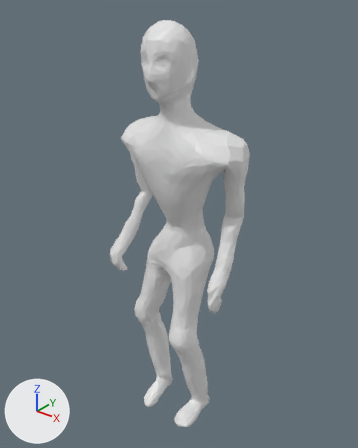
What one commit did to the FBX model Assets/Characters/Prefabs/Mayan/Mayan.fbx.
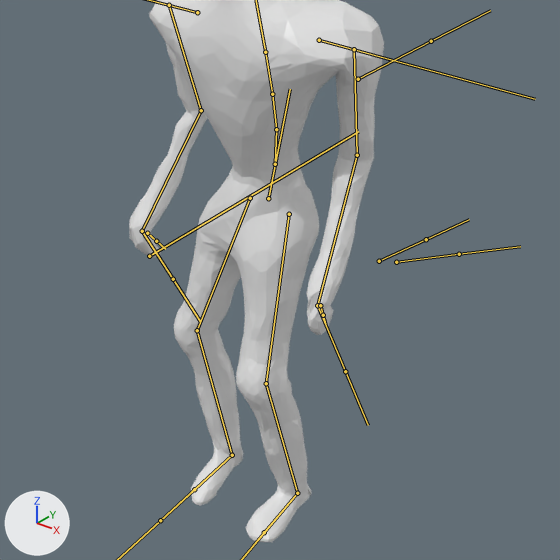
Old and new are each drawn whole from a camera (50 mm lens) standing at (1.16, -1.454, 1.872) and looking at (-0.029, 0.034, 0.95) and again close up on the part from 11% to 97% of the width and 29% to 98% of the height. The axes (+X, +Y, +Z) are drawn at lower left. The lights are the same throughout. Both versions are drawn at frame 41 of the action 'MayanArm|Throw'; the numbers are the values there. The bones that bend it are drawn over the model as lines in the close-ups.

Objects in the first close-up: 'Mayan'.
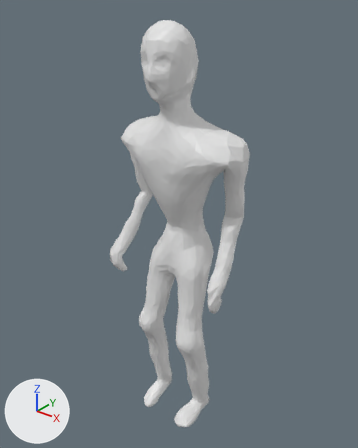
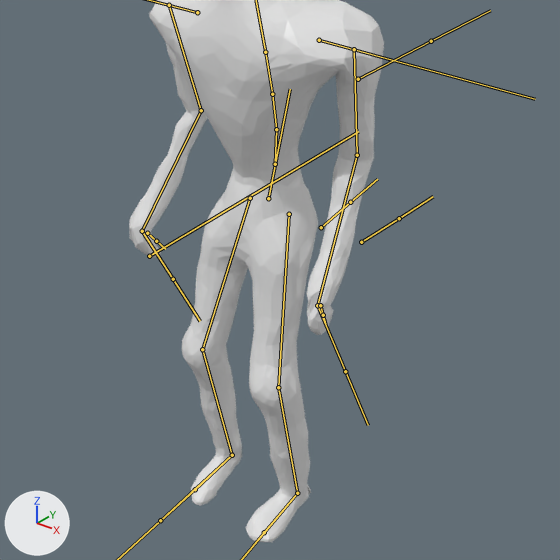
Changed parts and their boxes (x1, y1, x2, y2) in the close-ups (560 x 560 px):
```json
{"object": "Mayan", "change": "posed", "before": [129, 0, 384, 542], "after": [129, 0, 384, 542]}
{"bone": "UpperLeg.r", "before": "(250, 198) to (197, 330)", "after": "(250, 198) to (202, 349)"}
{"bone": "Foot.r", "before": "(232, 455) to (194, 489)", "after": "(232, 455) to (195, 489)"}
{"bone": "UpperLeg.r.001", "before": "(289, 214) to (266, 383)", "after": "(289, 214) to (278, 387)"}
```

Scene script edits in JSON lines:
```json
{"block": "bone_upperleg_r", "where": "bone_upperleg_r = bpy.data.objects['MayanArm'].pose.bones['UpperLeg.r']  # child of 'LowerBody'"}
{"op": "set", "path": "bone_upperleg_r.rotation_quaternion", "old": "(0.93, -0.064, 0.35, 0.089)", "new": "(0.996, -0.085, 0.014, 0.031)", "note": "degrees (-4, 42, 9) -> degrees (-10, 2, 3)"}
{"block": "bone_foot_r", "where": "bone_foot_r = bpy.data.objects['MayanArm'].pose.bones['Foot.r']  # child of 'LowerLeg.r'"}
{"op": "set", "path": "bone_foot_r.rotation_quaternion", "old": "(0.922, -0.196, -0.099, -0.319)", "new": "(0.991, -0.13, -0.019, 0.007)", "note": "degrees (-18, -18, -35) -> degrees (-15, -2, 1)"}
{"block": "bone_upperleg_r_001", "where": "bone_upperleg_r_001 = bpy.data.objects['MayanArm'].pose.bones['UpperLeg.r.001']  # child of 'LowerBody'"}
{"op": "set", "path": "bone_upperleg_r_001.rotation_quaternion", "old": "(0.985, -0.093, 0.148, -0.004)", "new": "(0.996, -0.086, -0.001, -0.031)", "note": "degrees (-11, 17, -2) -> degrees (-10, 0, -4)"}
{"block": "bone_foot_r_001", "where": "bone_foot_r_001 = bpy.data.objects['MayanArm'].pose.bones['Foot.r.001']  # child of 'LowerLeg.r.001'"}
{"op": "set", "path": "bone_foot_r_001.rotation_quaternion", "old": "(0.982, -0.168, -0.016, -0.082)", "new": "(0.992, -0.115, 0.02, 0.056)", "note": "degrees (-19, -3, -9) -> degrees (-13, 3, 6)"}
```
